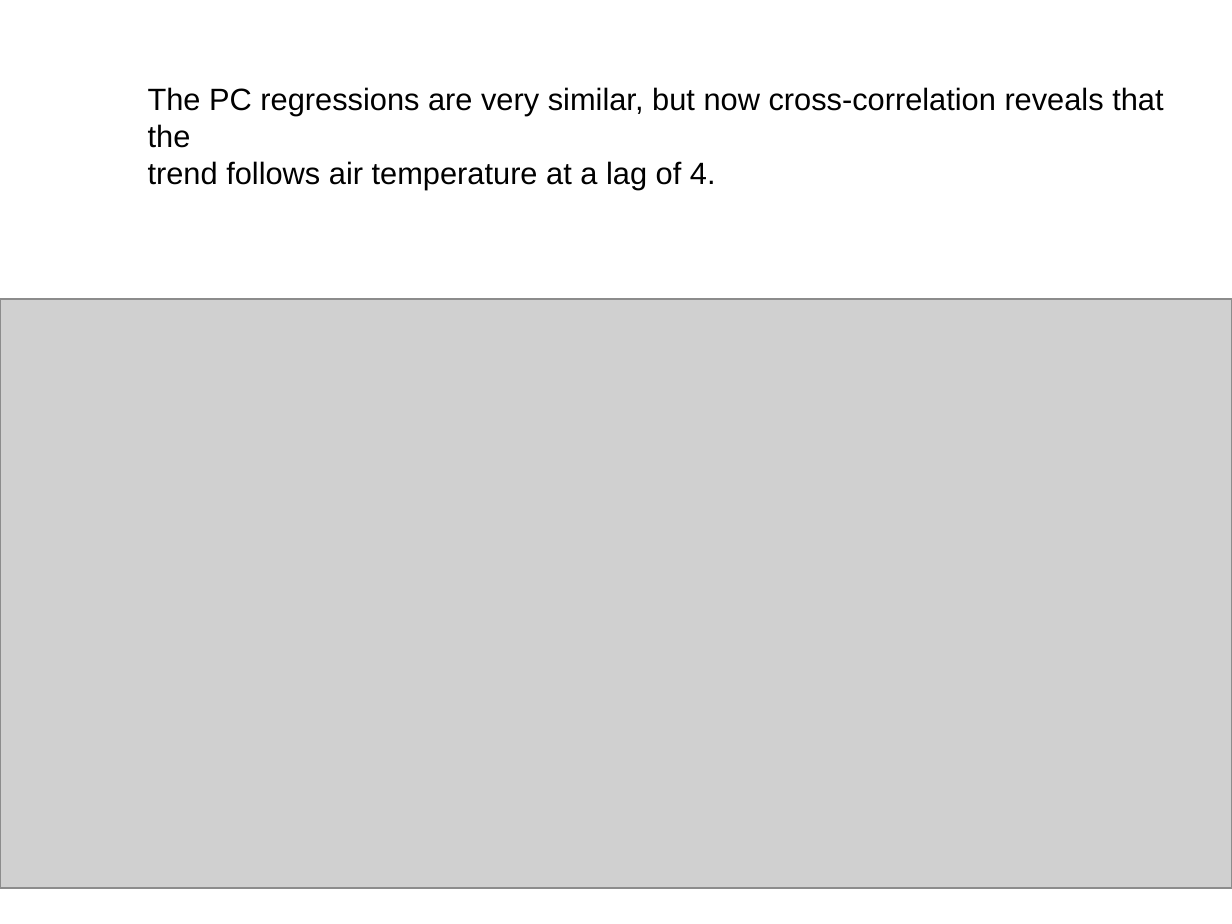
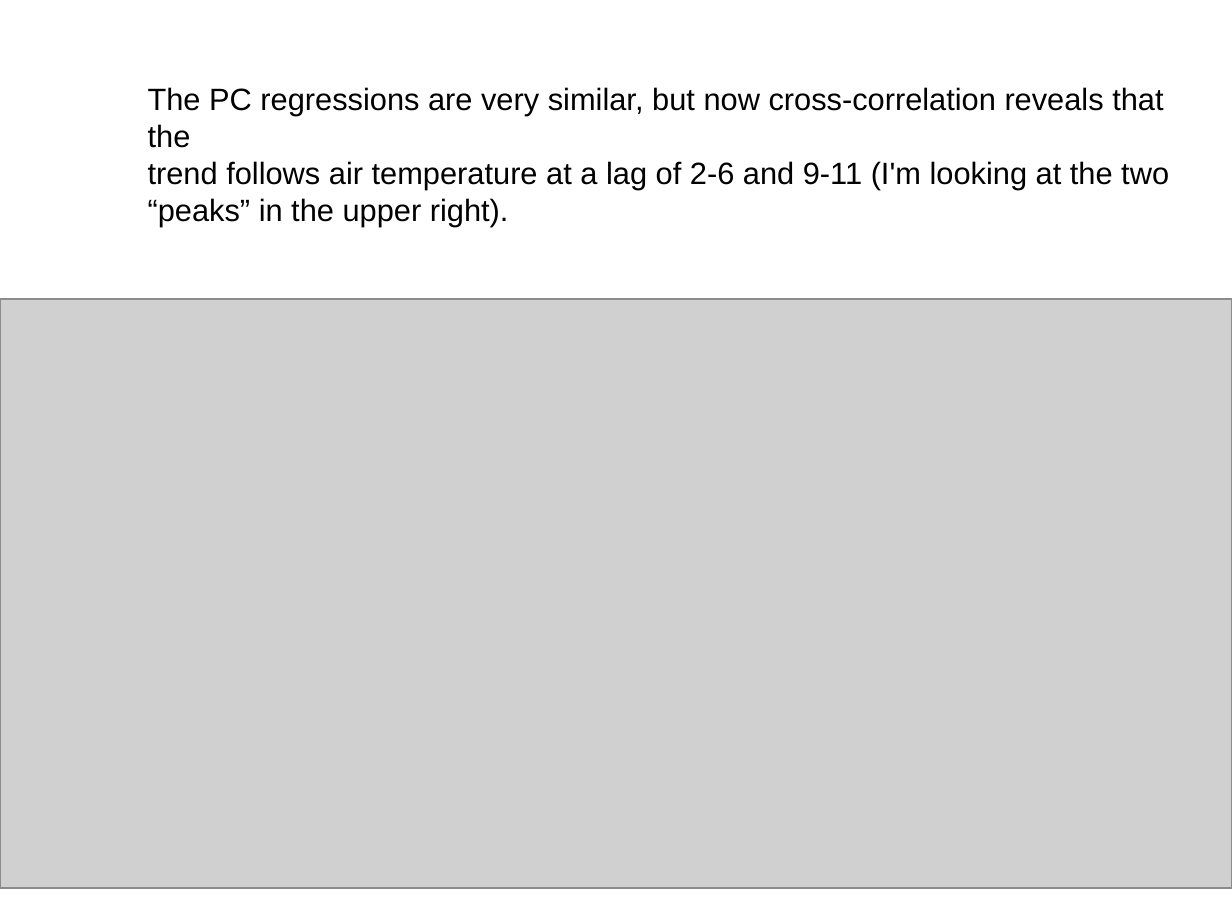
Before and after one commit to vlahm/puget_sound_rivers_DFA, a slide deck: slide 10 of single_trend_exploration/low_trend_exploration.pptx. Drawn at 1232x924 pixels with LibreOffice and Linux fonts; fonts in the diff are those of the drawing; grey boxes stand for pictures. Boxes give left, top, right and bottom in pixels: in the first picture for what was removed or moved away, otherwise in the second. Text is boxed around its words. In the diff, an @@ line names an element or a change of style, - is before the commit and + after.

Commit message:
one- and two-trend initial evaluation complete

```diff
--- a/single_trend_exploration/low_trend_exploration.pptx
+++ b/single_trend_exploration/low_trend_exploration.pptx
@@ text at (148,161,1169,227): text changed @@
-trend follows air temperature at a lag of 4.
+trend follows air temperature at a lag of 2-6 and 9-11 (I'm looking at the two
+“peaks” in the upper right).
```
Also in this commit, not shown: 3 other slides changed, 4 slides added, 3 slides removed, 5 other files.
